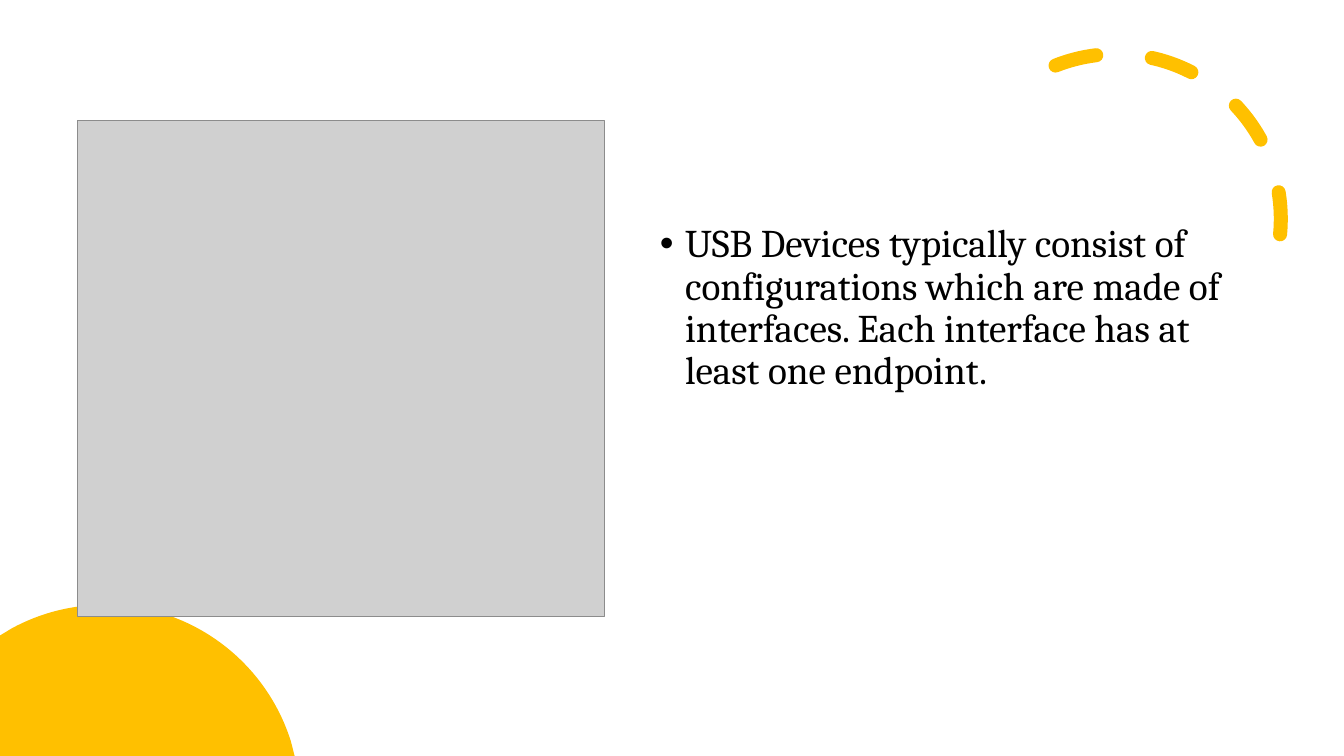
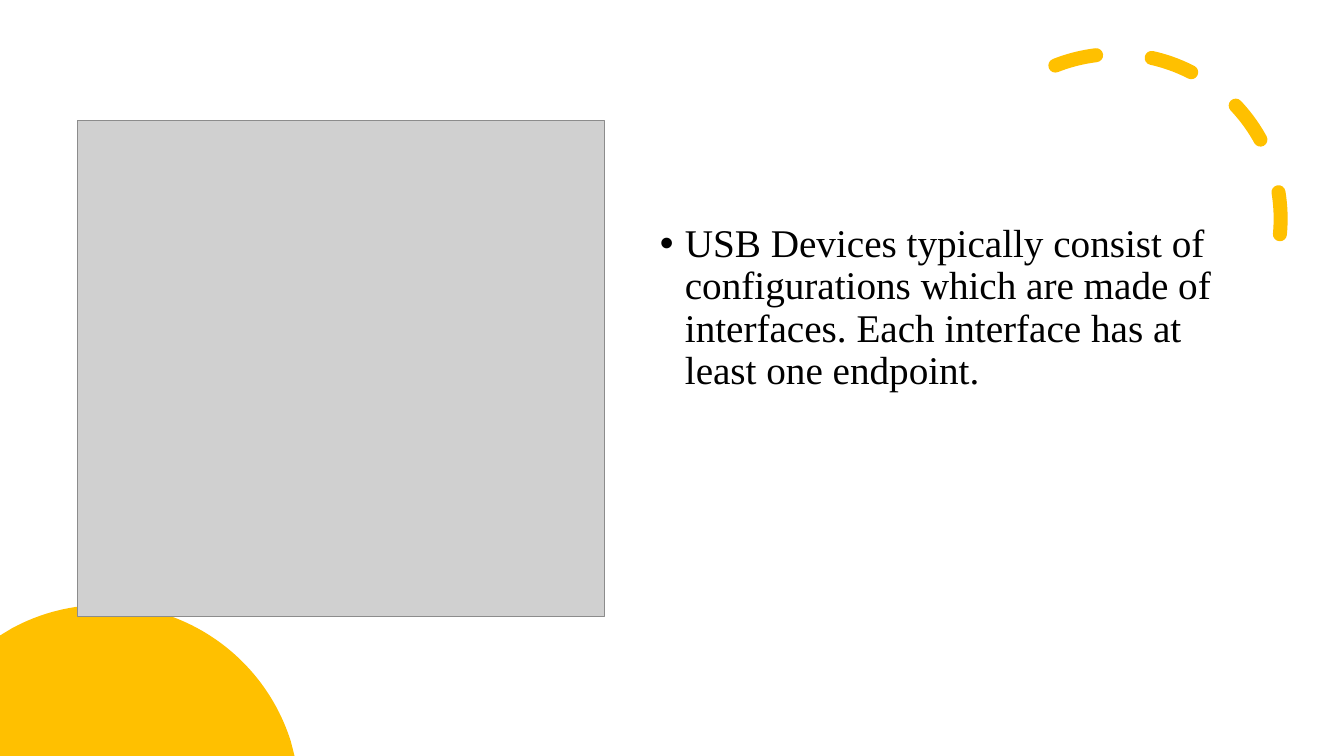
Before and after one commit to hasancpp/CS350-Operating-Systems-Project, a slide deck: slide 3 of progress_report.pptx. Drawn at 1344x756 pixels with LibreOffice and Linux fonts; fonts in the diff are those of the drawing; grey boxes stand for pictures. Boxes give left, top, right and bottom in pixels: in the first picture for what was removed or moved away, otherwise in the second. Text is boxed around its words. In the diff, an @@ line names an element or a change of style, - is before the commit and + after.

```diff
--- a/progress_report.pptx
+++ b/progress_report.pptx
@@ arc (boxed as its full ellipse) at [899,2,1334,437]: outline #FFC000 10 pt dashed to #FFC000 10.01 pt dashed @@
@@ text "USB Devices typically consist of ..." at [685,229,1211,392]: font Cambria to Times New Roman @@
```
Also in this commit, not shown: 13 other slides changed, 2 slides added, 17 other files.
